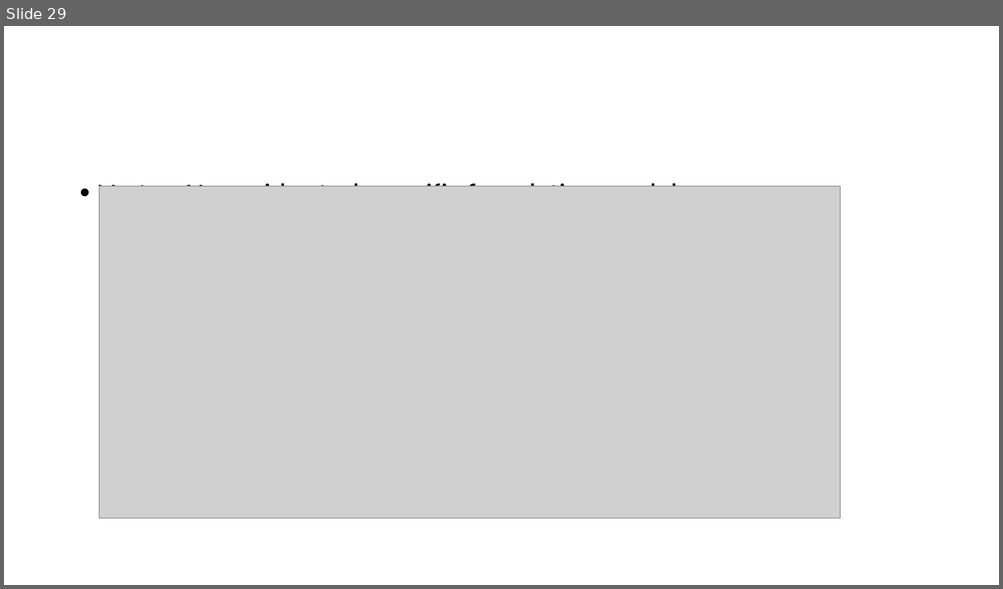
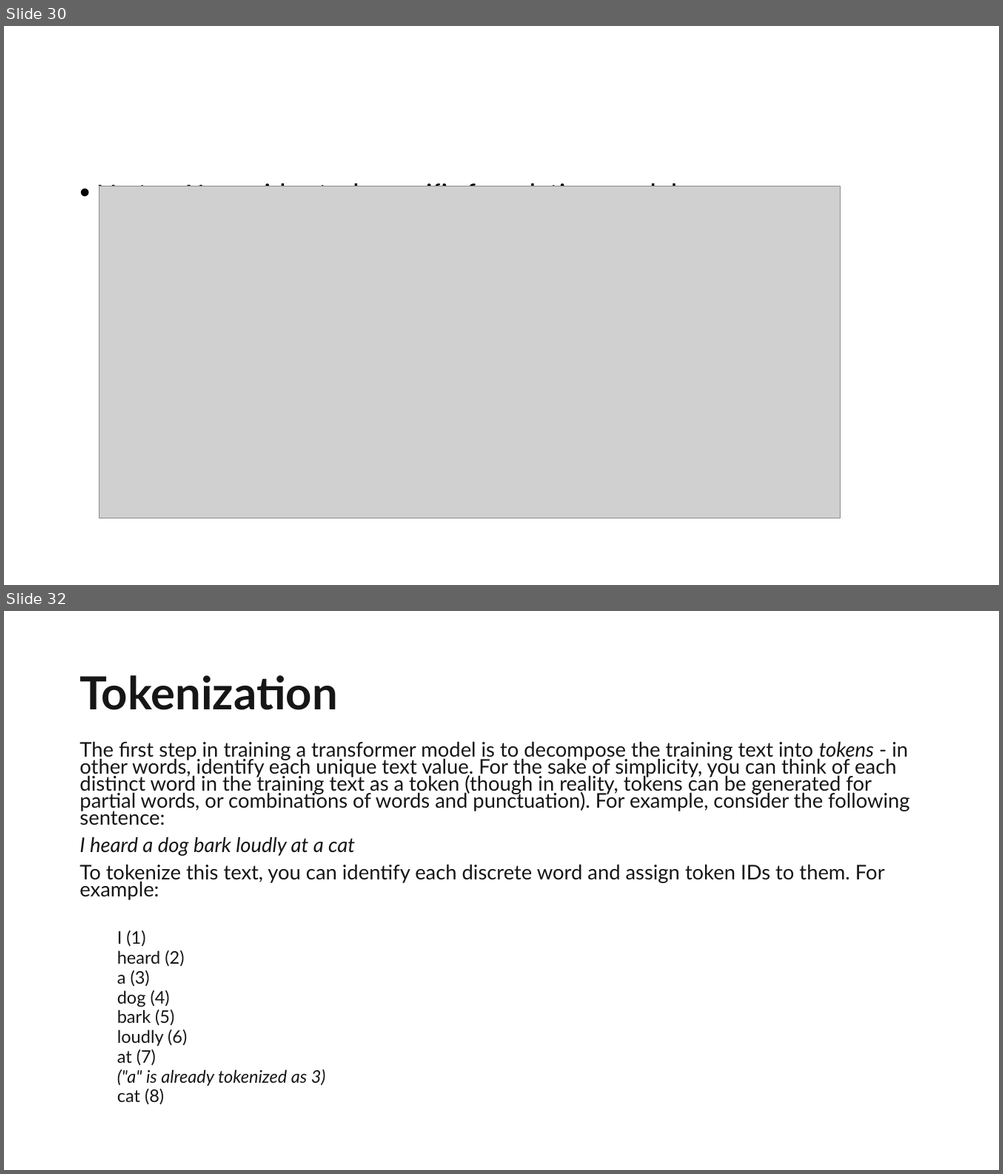
Before and after one commit to shanu-github/Data, a slide deck: Generative_AI/introduction.pptx. Shown one above the other, each under a label of ours: slide 29 before the commit, slides 30 and 32 after it; the slides between them are not shown. The pictures are 1003x589 and 1003x1174 pixels, drawn with LibreOffice and Linux fonts; fonts in the diff are those of the drawing; grey boxes stand for pictures. Boxes give left, top, right and bottom in pixels: in the first picture for what was removed or moved away, otherwise in the second. Text is boxed around its words. In the diff, an @@ line names an element or a change of style, - is before the commit and + after.

```diff
--- a/Generative_AI/introduction.pptx
+++ b/Generative_AI/introduction.pptx
@@ slide 32 added at <box>4,611,999,1170</box>, background #FFFFFF @@
@@ title added at <box>79,675,337,710</box>, 44 pt, text #161616, bold @@
+Tokenization
@@ text added at <box>79,741,909,1105</box>, 19.6 pt, text #161616 @@
+The first step in training a transformer model is to decompose the training text into tokens - in other words, identify each unique text value. For the sake of simplicity, you can think of each distinct word in the training text as a token (though in reality, tokens can be generated for partial words, or combinations of words and punctuation). For example, consider the following sentence:
+I heard a dog bark loudly at a cat
+To tokenize this text, you can identify each discrete word and assign token IDs to them. For example:
+  I (1)
+  heard (2)
+  a (3)
+  dog (4)
+  bark (5)
+  loudly (6)
+  at (7)
+  ("a" is already tokenized as 3)
+  cat (8)
@@ what was slide 29 is now slide 30 @@
```
Also in this commit, not shown: 1 slide changed, 34 other slides added, 18 other files.
